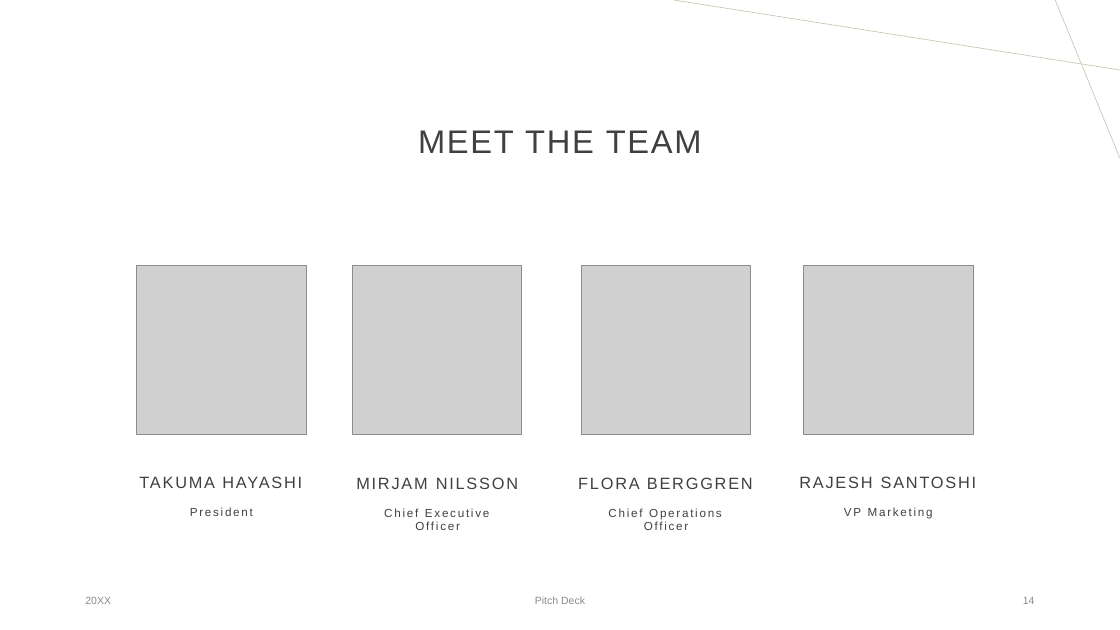
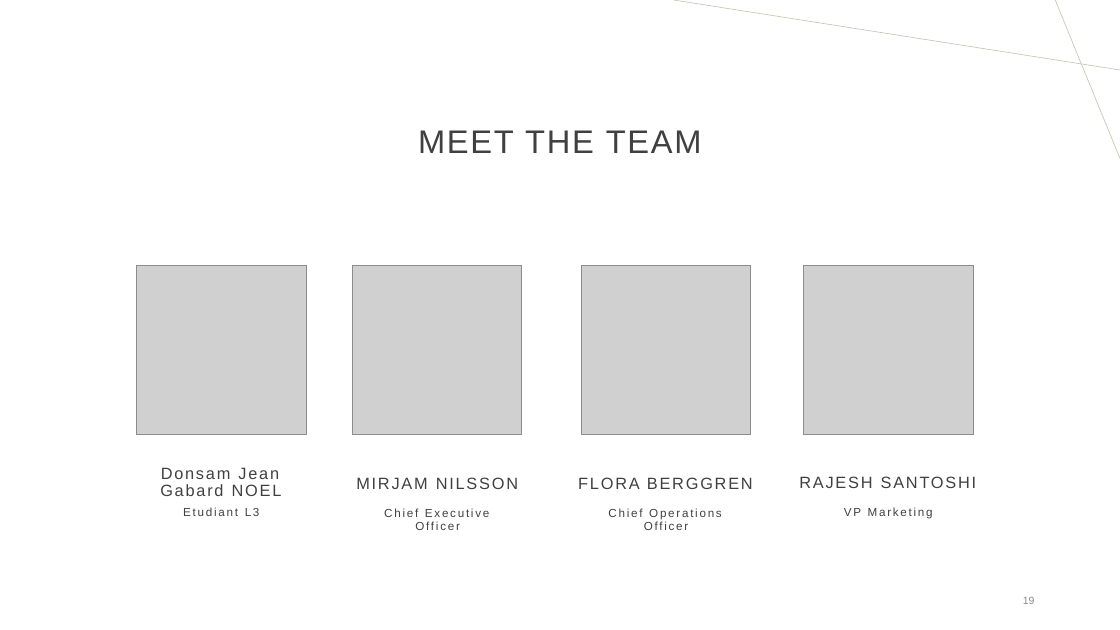
Before and after one commit to Christyy2/Projet-Final-ASI, a slide deck: slide 19 of Présentation-ASI.pptx (slide 14 before the commit). Drawn at 1120x630 pixels with LibreOffice and Linux fonts; fonts in the diff are those of the drawing; grey boxes stand for pictures. Boxes give left, top, right and bottom in pixels: in the first picture for what was removed or moved away, otherwise in the second. Text is boxed around its words. In the diff, an @@ line names an element or a change of style, - is before the commit and + after.

```diff
--- a/Présentation-ASI.pptx
+++ b/Présentation-ASI.pptx
@@ text at box(160, 467, 282, 496): text changed @@
-TAKUMA HAYASHI
+Donsam Jean Gabard NOEL
@@ text at box(183, 507, 260, 516): text changed @@
-President
+Etudiant L3
@@ text removed at box(85, 597, 111, 604) @@
-20XX
@@ text removed at box(535, 596, 585, 604) @@
-Pitch Deck
@@ page number at box(1023, 597, 1035, 604): text changed @@
-14
+19
```
Also in this commit, not shown: 8 other slides changed, 6 slides added, 1 slide removed.
